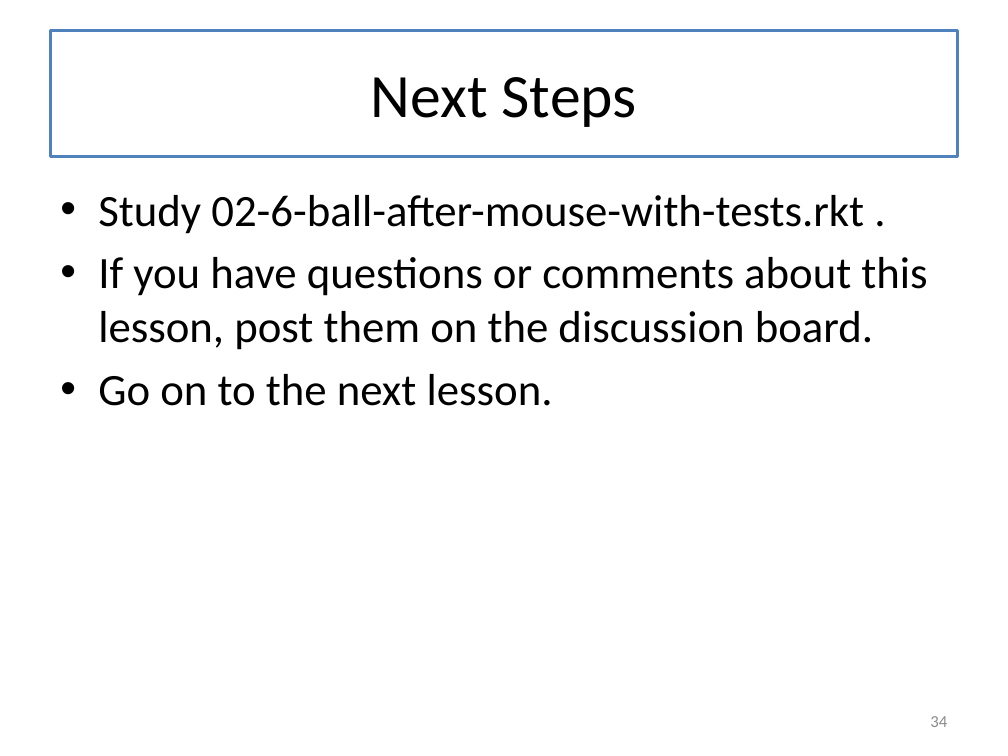
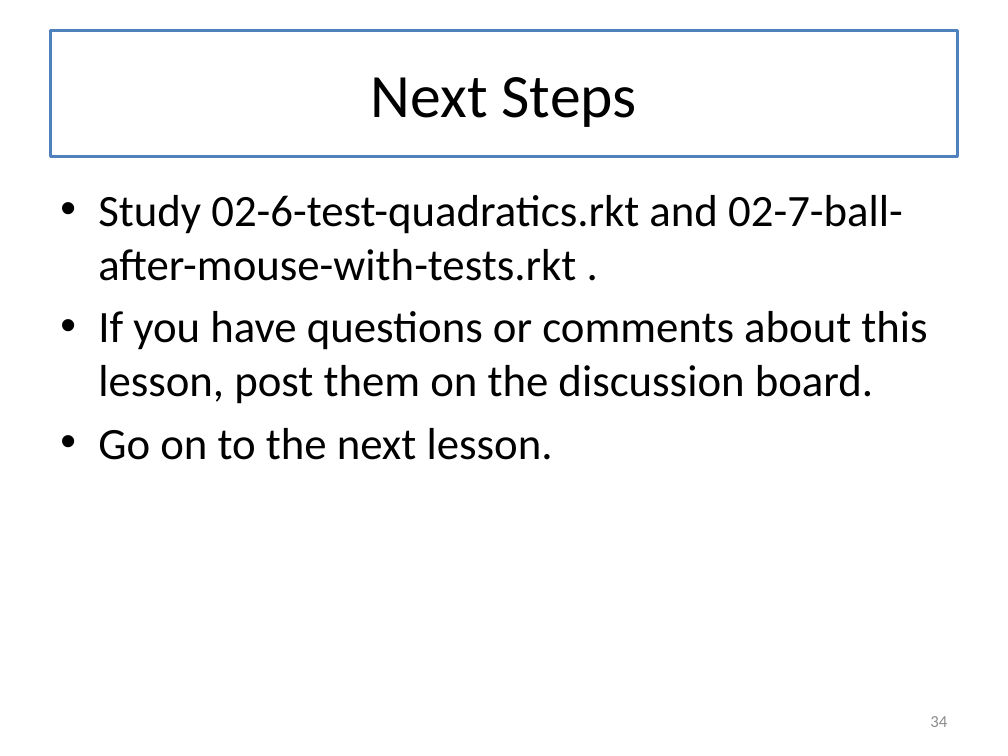
Before and after one commit to mwand/cs5010f16, a slide deck: slide 34 of Slides/Lesson 2.4 Testing.pptx. Drawn at 1008x756 pixels with LibreOffice and Linux fonts; fonts in the diff are those of the drawing. Boxes give left, top, right and bottom in pixels: in the first picture for what was removed or moved away, otherwise in the second. Text is boxed around its words. In the diff, an @@ line names an element or a change of style, - is before the commit and + after.

```diff
--- a/Slides/Lesson 2.4 Testing.pptx
+++ b/Slides/Lesson 2.4 Testing.pptx
@@ text at <box>98,195,903,281</box>: text changed @@
-• Study 02-6-ball-after-mouse-with-tests.rkt .
+• Study 02-6-test-quadratics.rkt and 02-7-ball-after-mouse-with-tests.rkt .
```
Also in this commit, not shown: 10 other slides changed, 6 slides added, 6 slides removed, 4 other files.
